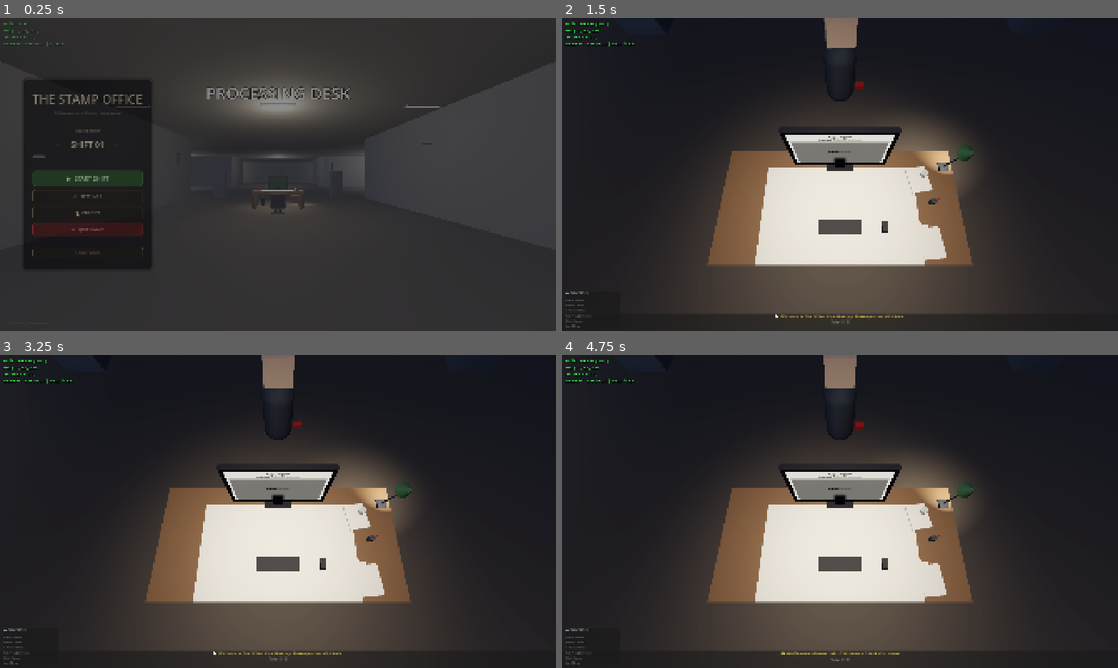
Above: before the commit, frames 1-4 (two rows, left to right).
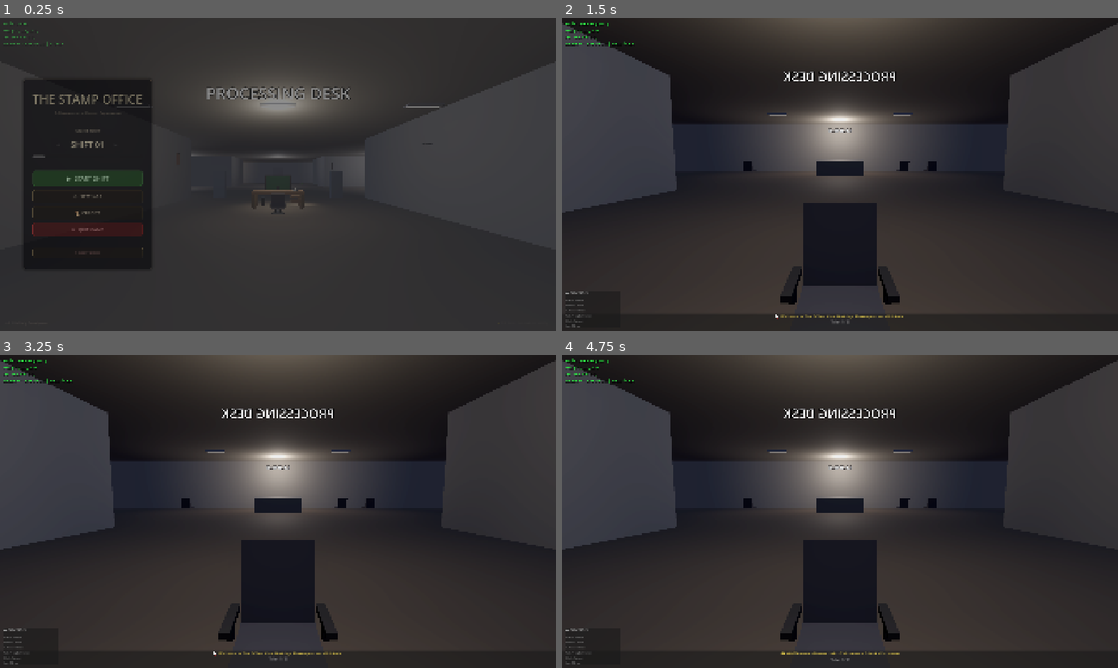
Above: after the commit, the same moments.

Repository: ThanhNguyxn/the-stamp-office
Game: Godot game, scene res://scenes/Main.tscn
Same seed, same stepped clock (60 frames per second), same inputs: the game is played once before the commit and once after it.
Inputs (mouse positions are in pixels of both pictures, inside the frame that each line leads up to):
- Up to frame 1 (0.25 s): no input
- Up to frame 2 (1.5 s): click "▶ START SHIFT" at 0.5 s; tap Enter at 1.25 s; move the mouse to (867, 174) at 1.27 s; hold W (move_forward) from 1.28 s (still down); tap E (interact_desk) at 1.35 s
- Up to frame 3 (3.25 s): tap Space (move_jump) at 1.52, 2.27 s; move the mouse to (166, 527) at 2.02 s; release W (move_forward) at 2.03 s; hold S (move_back) 2.03-2.78 s; tap E (interact_desk) at 2.1, 3.05 s; move the mouse to (289, 505) at 2.77 s; hold W (move_forward) from 2.78 s (still down); hold Shift (move_sprint) from 2.78 s (still down)
- Up to frame 4 (4.75 s): keep holding W (move_forward); tap Space (move_jump) at 3.5, 3.77, 4.52 s; move the mouse to (812, 574) at 3.52 s; release Shift (move_sprint) at 3.53 s; tap Tab (toggle_cursor) at 3.6 s; click (812, 574) at 3.67 s; tap E (interact_desk) at 3.8, 4.55 s; move the mouse to (878, 514) at 4.27 s; tap Enter at 4.35 s

The runs differ from the first frame. In frame 1, less than 0.1% of the frame differs, in the area x 47-53%, y 54-56%; in frame 2, 46%, in the area x 0-100%, y 0-95%; in frame 3, 46%; in frame 4, 46%.

Commit message:
Fix desk view: look straight at monitor, hide paper, CRT terminal style
- Changed Player.gd to position camera sitting at desk facing monitor (not top-down)
- Hidden PaperScreen (white paper on desk) since UI now on monitor
- Enlarged monitor (1.3m x 0.8m body, 1.22m x 0.72m screen)
- Changed PaperUI background to dark CRT green (0.02, 0.08, 0.05)
- Changed all text colors to phosphor green for terminal aesthetic

Diff:
--- a/game/scenes/Office3D.tscn
+++ b/game/scenes/Office3D.tscn
@@ -369,10 +369,10 @@
 size = Vector3(0.4, 4, 0.4)
 
 [sub_resource type="BoxMesh" id="BoxMesh_monitor_body"]
-size = Vector3(1.0, 0.65, 0.05)
+size = Vector3(1.3, 0.8, 0.05)
 
 [sub_resource type="QuadMesh" id="QuadMesh_monitor_screen"]
-size = Vector2(0.92, 0.58)
+size = Vector2(1.22, 0.72)
 
 [sub_resource type="BoxMesh" id="BoxMesh_monitor_stand"]
 size = Vector3(0.12, 0.22, 0.12)
@@ -911,6 +911,7 @@
 transform = Transform3D(1, 0, 0, 0, 0, 1, 0, -1, 0, 0, 0.81, 0.1)
 mesh = SubResource("QuadMesh_paper")
 surface_material_override/0 = SubResource("Material_paper")
+visible = false
 
 [node name="PaperArea" type="Area3D" parent="Desk/PaperScreen"]
 
--- a/game/scenes/Shift.tscn
+++ b/game/scenes/Shift.tscn
@@ -82,7 +82,7 @@
 anchors_preset = 15
 anchor_right = 1.0
 anchor_bottom = 1.0
-color = Color(0.95, 0.93, 0.88, 1)
+color = Color(0.02, 0.08, 0.05, 1)
 
 [node name="VBox" type="VBoxContainer" parent="PaperViewport/PaperUI"]
 layout_mode = 1
@@ -103,7 +103,7 @@
 [node name="Header" type="Label" parent="PaperViewport/PaperUI/VBox/HeaderRow"]
 layout_mode = 2
 theme_override_font_sizes/font_size = 18
-theme_override_colors/font_color = Color(0.15, 0.12, 0.1, 1)
+theme_override_colors/font_color = Color(0.2, 0.9, 0.3, 1)
 text = "SHIFT 01"
 
 [node name="RulebookButton" type="Button" parent="PaperViewport/PaperUI/VBox/HeaderRow"]
@@ -119,13 +119,13 @@
 [node name="MoodValue" type="Label" parent="PaperViewport/PaperUI/VBox/MetersBox"]
 layout_mode = 2
 theme_override_font_sizes/font_size = 12
-theme_override_colors/font_color = Color(0.3, 0.3, 0.25, 1)
+theme_override_colors/font_color = Color(0.3, 0.85, 0.4, 1)
 text = "Mood: +0"
 
 [node name="ContradictionValue" type="Label" parent="PaperViewport/PaperUI/VBox/MetersBox"]
 layout_mode = 2
 theme_override_font_sizes/font_size = 12
-theme_override_colors/font_color = Color(0.3, 0.3, 0.25, 1)
+theme_override_colors/font_color = Color(0.3, 0.85, 0.4, 1)
 text = "Contradiction: 0"
 
 [node name="WorkflowBar" type="HBoxContainer" parent="PaperViewport/PaperUI/VBox"]
@@ -166,7 +166,7 @@
 [node name="TicketText" type="Label" parent="PaperViewport/PaperUI/VBox/TicketPanel/TicketVBox"]
 layout_mode = 2
 theme_override_font_sizes/font_size = 14
-theme_override_colors/font_color = Color(0.1, 0.1, 0.08, 1)
+theme_override_colors/font_color = Color(0.2, 0.9, 0.3, 1)
 text = "Ticket text here..."
 horizontal_alignment = 1
 autowrap_mode = 2
@@ -174,7 +174,7 @@
 [node name="Attachment" type="Label" parent="PaperViewport/PaperUI/VBox/TicketPanel/TicketVBox"]
 layout_mode = 2
 theme_override_font_sizes/font_size = 11
-theme_override_colors/font_color = Color(0.4, 0.4, 0.35, 1)
+theme_override_colors/font_color = Color(0.2, 0.7, 0.35, 1)
 text = "📎 Attachment"
 horizontal_alignment = 1
 
--- a/game/scripts/Player.gd
+++ b/game/scripts/Player.gd
@@ -172,13 +172,14 @@
 		# STOP all movement immediately
 		velocity = Vector3.ZERO
 
-		# Move to TOP-DOWN view of paper
-		# Desk is at (0, 0, 2), paper is on desk surface at y=0.81
-		# Position camera above looking down at paper
-		global_position = Vector3(0, 2.2, 2.5)  # Above desk, slightly forward
-		rotation.y = 0  # Face forward
+		# Position camera like sitting at desk looking STRAIGHT at monitor
+		# Desk at (0, 0, 2), Monitor at desk-relative (0, 0.8, -0.45)
+		# Monitor screen center global: (0, 1.15, 1.578)
+		# Camera should be in front of monitor looking at it
+		global_position = Vector3(0, 0.45, 2.7)  # Seated at chair, z > desk z
+		rotation.y = PI  # Face toward -z (toward monitor)
 		if head:
-			head.rotation.x = -1.2  # Look down at desk (~70 degrees)
+			head.rotation.x = -0.08  # Very slight down to look at screen center
 
 		desk_focused = true
 		set_cursor_mode(true)  # Auto-enable cursor for clicking
